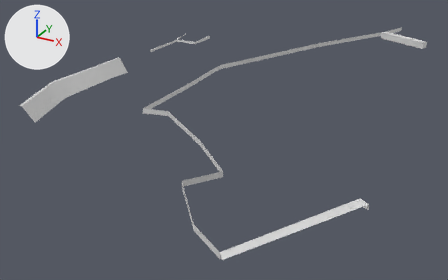
The FBX model Assets/plateau/FBX/concrete.fbx as it was, and as the next commit left it.
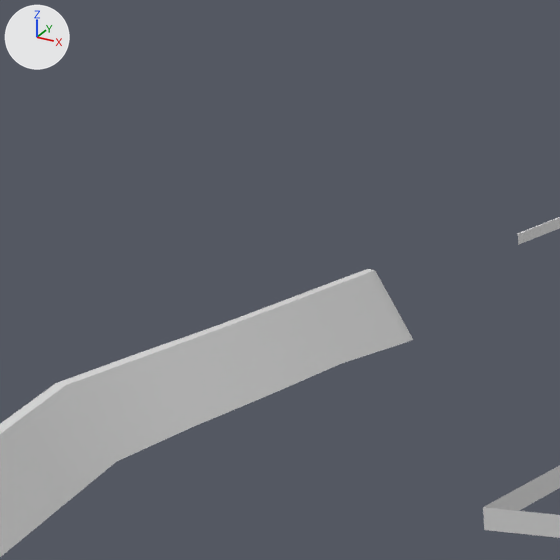
Each version appears first whole from a camera (50 mm lens) standing at (160.4, -238.8, 79.8) and looking at (42.1, -23.7, -27.8), and next in a close-up on the part from 9% to 36% of the width and 0% to 43% of the height. The axes (+X, +Y, +Z) are drawn at upper left. The lights are the same throughout. Vertices at the same position are counted once.

The first close-up shows 'main'.
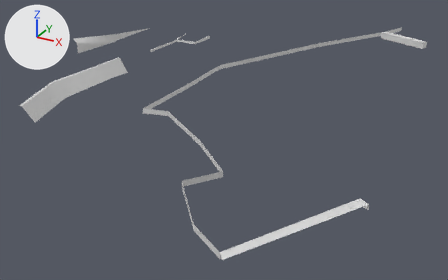
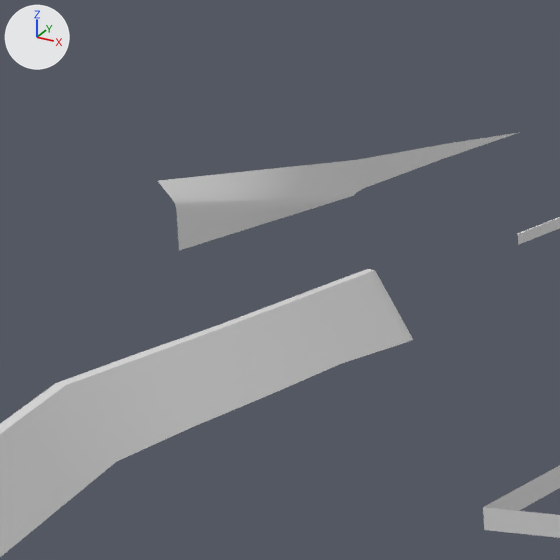
Location of each change, [x1, y1, x2, y2] in pixels of the close-ups (560 x 560 px):
```json
{"object": "main", "change": "reshaped", "before": [0, 217, 560, 557], "after": [0, 132, 560, 557]}
{"part": 1, "of": "me_立方体_002", "change": "added", "after": [158, 132, 520, 250]}
```

Scene script edits in JSON lines:
```json
{"block": "me_立方体_002", "where": "# used by ob_main; location = (0.0, 0.0, 0.0)"}
{"op": "remove", "block": "me_立方体_002", "code": "me_立方体_002.from_pydata(...)  # 151 vertices, 94 faces; spans x -8.0..124.0, y -132.0..118.0, z -7.0..6.0"}
{"op": "add", "block": "me_立方体_002", "code": "me_立方体_002.from_pydata(...)  # 200 vertices, 132 faces; spans x -31.0..124.0, y -132.0..118.0, z -7.0..9.0"}
{"block": "me_立方体_002", "change": "me_立方体_002 part 1: a new loose piece of 49 vertices spanning x -31.0..-23.0, y -32.0..17.0, z 3.0..9.0, in mat_default_material_0 (light grey #dddddd)"}
```
